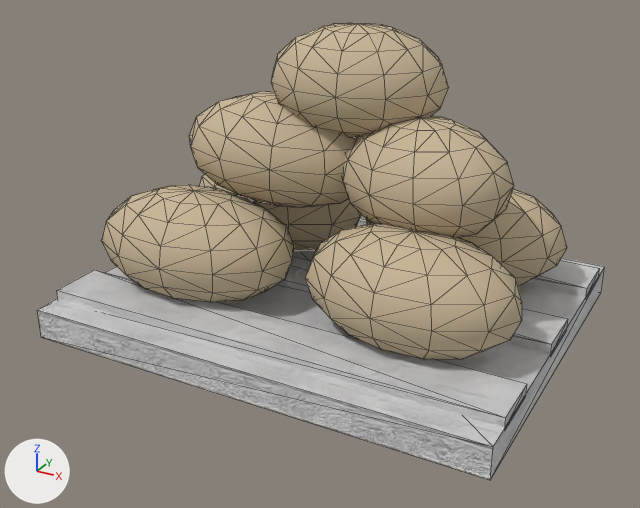
Two versions of the FBX model 3d/unity/Assets/ForgeLocal3D/Catalogue1400/PropsVille/prop_sacs_grain.fbx, one commit apart.
One viewpoint serves both versions: a 50 mm lens placed at (1.24, -2.36, 1.39), pointed at (0.0, -0.11, 0.26). The axes (+X, +Y, +Z) are drawn at lower left. The lights are the same throughout. The older version comes first. Mesh edges are drawn as thin lines. Objects named as collision shapes, trigger or cutter boxes, shadow casters or lower levels of detail are left out. Where no turn or scale is listed for an object, it has been applied to the vertices.

Objects in the first picture: 'prop_sacs_grain_LOD0'.
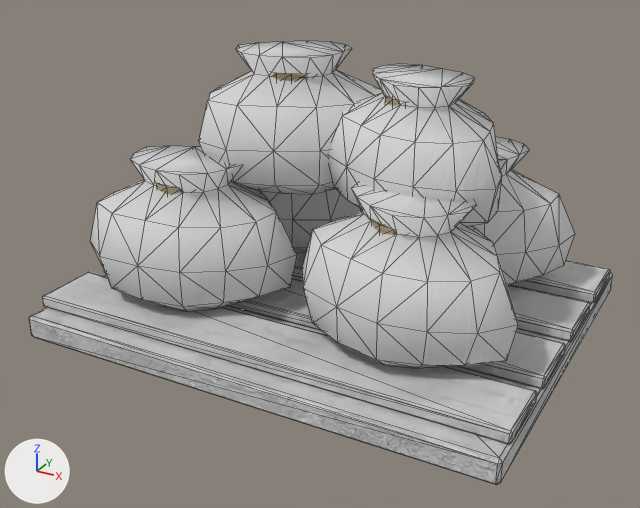
Edits to the bpy script that builds the scene:
```text
Change mat_m_toilejute:
    where n0 = _N.new('ShaderNodeBsdfPrincipled'); n0.name = 'Principled BSDF'
    remove n0.inputs[0].default_value = (0.58, 0.47, 0.31, 1.0)  # 'Base Color', beige #c8b697
    remove n0.inputs[2].default_value = 0.92  # 'Roughness'
    add n2 = _N.new('ShaderNodeTexImage'); n2.name = 'Image Texture'
    add n2.image = img_chaume_medieval_roughness_png
    add n3 = _N.new('ShaderNodeTexImage'); n3.name = 'Image Texture.001'
    add n3.image = img_chaume_medieval_normal_png
    add n4 = _N.new('ShaderNodeNormalMap'); n4.name = 'Normal Map'
    add n4.inputs[0].default_value = 0.45  # 'Strength'
    add _L.new(n2.outputs[0], n0.inputs[2])  # 'Color' to 'Roughness'
    add _L.new(n3.outputs[0], n4.inputs[1])  # 'Color' to 'Color'
    add _L.new(n4.outputs[0], n0.inputs[5])  # 'Normal' to 'Normal'
Change me_prop_sacs_grain_lod0:
    remove me_prop_sacs_grain_lod0.from_pydata(...)  # 634 vertices, 1224 faces; spans x -0.75..0.75, y -0.6..0.6, z 0.0..0.96
    add me_prop_sacs_grain_lod0.from_pydata(...)  # 792 vertices, 1516 faces; spans x -0.78..0.78, y -0.62..0.62, z 0.0..0.87
    me_prop_sacs_grain_lod0 part 1: a new loose piece, a 14-sided cylinder along z spanning x -0.488..-0.272, y -0.37..-0.15, z 0.47..0.501, in mat_m_corde (beige #a28e6f)
    me_prop_sacs_grain_lod0 part 2: a new loose piece, a 14-sided cylinder along z spanning x 0.252..0.468, y -0.35..-0.13, z 0.47..0.501, in mat_m_corde (beige #a28e6f)
    me_prop_sacs_grain_lod0 part 3: a new loose piece, a 14-sided cylinder along z spanning x -0.263..-0.057, y -0.086..0.126, z 0.784..0.813, in mat_m_corde (beige #a28e6f)
    me_prop_sacs_grain_lod0 part 4: a new loose piece, a 14-sided cylinder along z spanning x 0.181..0.379, y -0.121..0.081, z 0.758..0.786, in mat_m_corde (beige #a28e6f)
    me_prop_sacs_grain_lod0 part 5: the loose piece of 86 vertices spanning x 0.02..0.7, y -0.44..0.0, z 0.09..0.45 is rebuilt with 84 vertices and now spans x 0.03..0.71, y -0.48..0.01, z 0.12..0.56
    me_prop_sacs_grain_lod0 part 6: the loose piece of 86 vertices spanning x -0.72..-0.04, y -0.46..-0.02, z 0.09..0.45 is rebuilt with 84 vertices and now spans x -0.68..-0.03, y -0.5..0.0, z 0.12..0.56
    me_prop_sacs_grain_lod0 part 7: the loose piece of 86 vertices spanning x 0.0..0.68, y 0.04..0.48, z 0.09..0.45 is rebuilt with 84 vertices and now spans x 0.03..0.68, y 0.02..0.54, z 0.12..0.56
    me_prop_sacs_grain_lod0 part 8: the loose piece of 86 vertices spanning x -0.7..-0.02, y 0.02..0.46, z 0.09..0.45 is rebuilt with 84 vertices and now spans x -0.68..-0.01, y 0.02..0.51, z 0.12..0.56
    me_prop_sacs_grain_lod0 part 9: the loose piece of 86 vertices spanning x 0.02..0.58, y -0.25..0.21, z 0.36..0.72 is rebuilt with 84 vertices and now spans x -0.02..0.57, y -0.25..0.23, z 0.44..0.84
    me_prop_sacs_grain_lod0 part 10: the loose piece of 86 vertices spanning x -0.49..0.13, y -0.23..0.23, z 0.37..0.73 is rebuilt with 84 vertices and now spans x -0.45..0.14, y -0.26..0.26, z 0.45..0.87
    me_prop_sacs_grain_lod0 part 11: the loose piece of 8 vertices spanning x -0.75..0.75, y -0.6..0.6, z 0.0..0.1 is rebuilt with 24 vertices and now spans x -0.78..0.78, y -0.62..0.62, z 0.0..0.08
    me_prop_sacs_grain_lod0 part 12: the loose piece of 8 vertices spanning x -0.75..0.75, y -0.51..-0.33, z 0.09..0.13 is rebuilt with 24 vertices and now spans x -0.78..0.78, y -0.55..-0.33, z 0.08..0.12
    me_prop_sacs_grain_lod0 part 13: the loose piece of 8 vertices spanning x -0.75..0.75, y -0.09..0.09, z 0.09..0.13 is rebuilt with 24 vertices and now spans x -0.78..0.78, y -0.26..-0.04, z 0.08..0.12
    me_prop_sacs_grain_lod0 part 14: the loose piece of 8 vertices spanning x -0.75..0.75, y 0.33..0.51, z 0.09..0.13 is rebuilt with 24 vertices and now spans x -0.78..0.78, y 0.33..0.55, z 0.08..0.12
    me_prop_sacs_grain_lod0 part 15: a new loose piece of 24 vertices spanning x -0.78..0.78, y 0.04..0.26, z 0.08..0.12, in mat_m_boischene
    me_prop_sacs_grain_lod0 part 16: 86 vertices removed from x -0.23..0.33, y -0.16..0.24, z 0.62..0.96
    other edits to the shape of me_prop_sacs_grain_lod0 do not show in these pictures
    add me_prop_sacs_grain_lod0.materials.append(mat_m_corde)  # beige #a28e6f
```

Boxes (x1, y1, x2, y2) around the edits, measured in the pictures (640 x 508 px):
'prop_sacs_grain_LOD0', surface changed, reshaped
    before: (37, 23, 605, 480)
    after: (29, 41, 613, 485)
part 1 of me_prop_sacs_grain_lod0, added (mostly hidden)
    after: (156, 184, 184, 194)
part 2 of me_prop_sacs_grain_lod0, added (mostly hidden)
    after: (372, 219, 397, 235)
part 3 of me_prop_sacs_grain_lod0, added (mostly hidden)
    after: (272, 73, 308, 81)
part 4 of me_prop_sacs_grain_lod0, added (mostly hidden)
    after: (385, 95, 407, 106)
part 5 of me_prop_sacs_grain_lod0, rebuilt (36% taller)
    before: (305, 223, 522, 360)
    after: (302, 182, 518, 368)
part 6 of me_prop_sacs_grain_lod0, rebuilt (7% wider, 42% taller)
    before: (101, 185, 294, 302)
    after: (90, 146, 297, 312)
part 7 of me_prop_sacs_grain_lod0, rebuilt
    before: (366, 189, 567, 286)
    after: (471, 137, 575, 286)
part 8 of me_prop_sacs_grain_lod0, rebuilt
    before: (200, 174, 361, 252)
    after: (261, 189, 362, 253)
part 9 of me_prop_sacs_grain_lod0, rebuilt (31% taller)
    before: (342, 115, 514, 238)
    after: (328, 64, 502, 226)
part 10 of me_prop_sacs_grain_lod0, rebuilt (11% wider, 31% taller)
    before: (189, 91, 354, 208)
    after: (199, 41, 382, 194)
part 11 of me_prop_sacs_grain_lod0, rebuilt
    before: (37, 219, 605, 480)
    after: (29, 272, 613, 485)
part 12 of me_prop_sacs_grain_lod0, rebuilt (7% taller)
    before: (57, 270, 527, 430)
    after: (43, 272, 537, 444)
part 13 of me_prop_sacs_grain_lod0, rebuilt
    before: (275, 256, 568, 355)
    after: (104, 270, 566, 388)
part 14 of me_prop_sacs_grain_lod0, rebuilt
    before: (356, 221, 600, 298)
    after: (511, 260, 610, 303)
part 15 of me_prop_sacs_grain_lod0, added
    after: (293, 252, 590, 341)
part 16 of me_prop_sacs_grain_lod0, deleted (beige)
    before: (271, 23, 448, 138)
